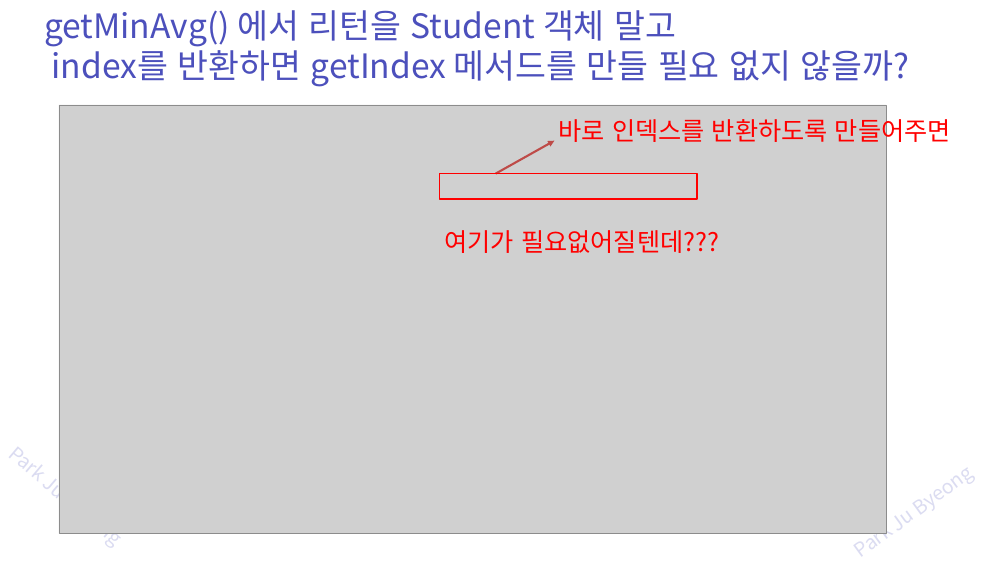
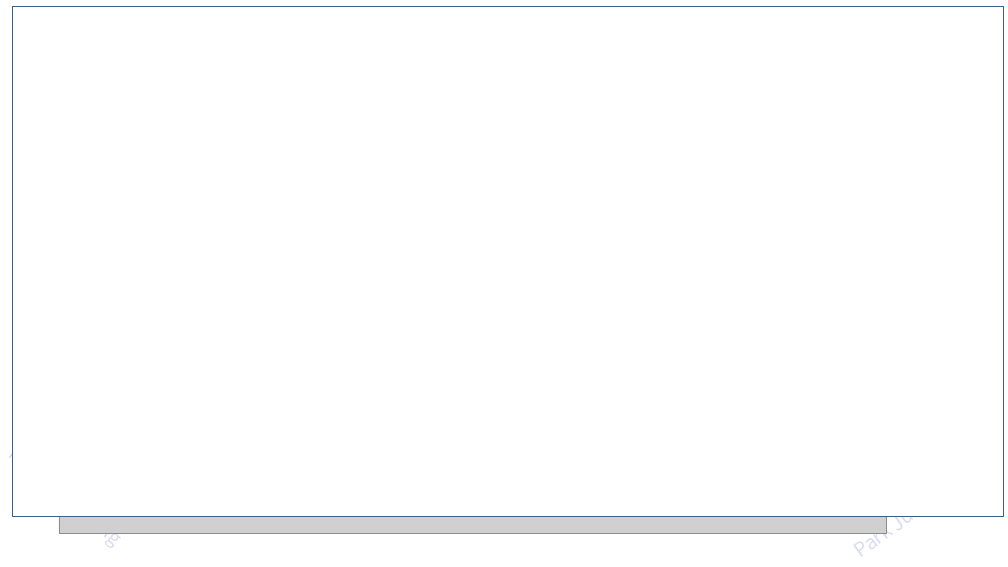
Before and after one commit to zest132/JavaLecture, a slide deck: slide 32 of JavaLecture/LectureFile/java 8강 생성자.pptx. Drawn at 1008x567 pixels with LibreOffice and Linux fonts; fonts in the diff are those of the drawing; grey boxes stand for pictures. Boxes give left, top, right and bottom in pixels: in the first picture for what was removed or moved away, otherwise in the second. Text is boxed around its words. In the diff, an @@ line names an element or a change of style, - is before the commit and + after.

```diff
--- a/JavaLecture/LectureFile/java 8강 생성자.pptx
+++ b/JavaLecture/LectureFile/java 8강 생성자.pptx
@@ rectangle added at (x1=13, y1=6, x2=1003, y2=516), fill #FFFFFF, outline #3A5F8C 2 pt @@
@@ text removed at (x1=559, y1=114, x2=951, y2=146) @@
-바로 인덱스를 반환하도록 만들어주면
@@ arrow removed from (495, 174) to (554, 141) @@
@@ rectangle removed at (x1=439, y1=174, x2=697, y2=199) @@
@@ text removed at (x1=445, y1=230, x2=719, y2=253) @@
-여기가 필요없어질텐데???
```
Also in this commit, not shown: 2 slides added, 2 slides removed.
